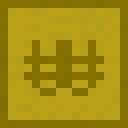
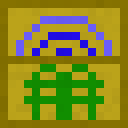
Layered file, before and after one edit (w=128, h=128). Changes by layer:
added layer "uplink 3" above "uplink 2" over (16, 16, 112, 120)
hid "top" over (8, 16, 120, 120)
